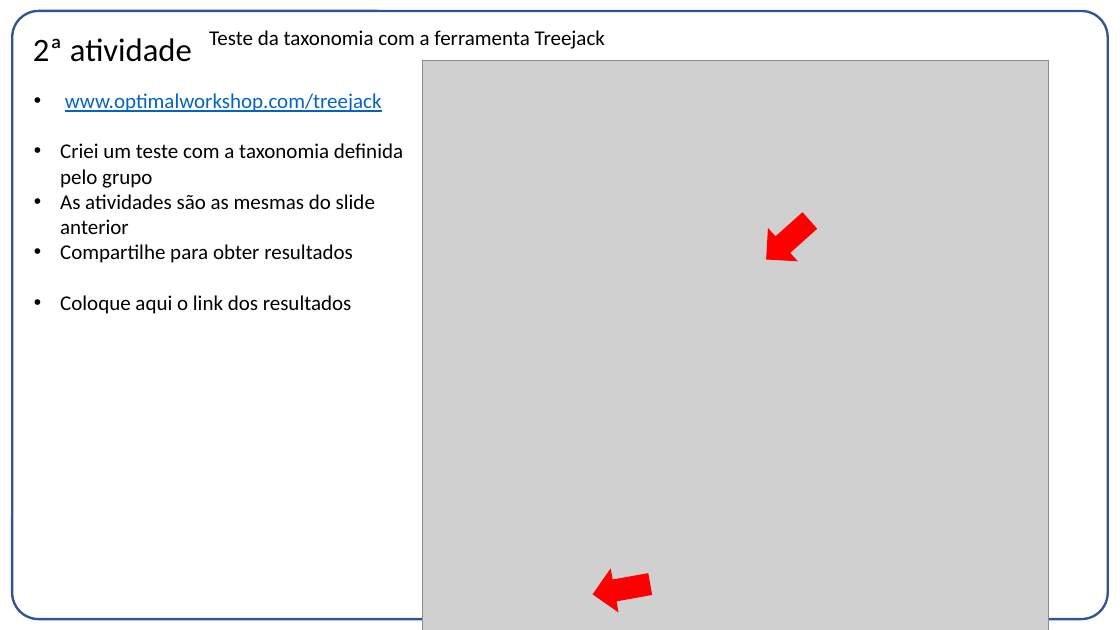
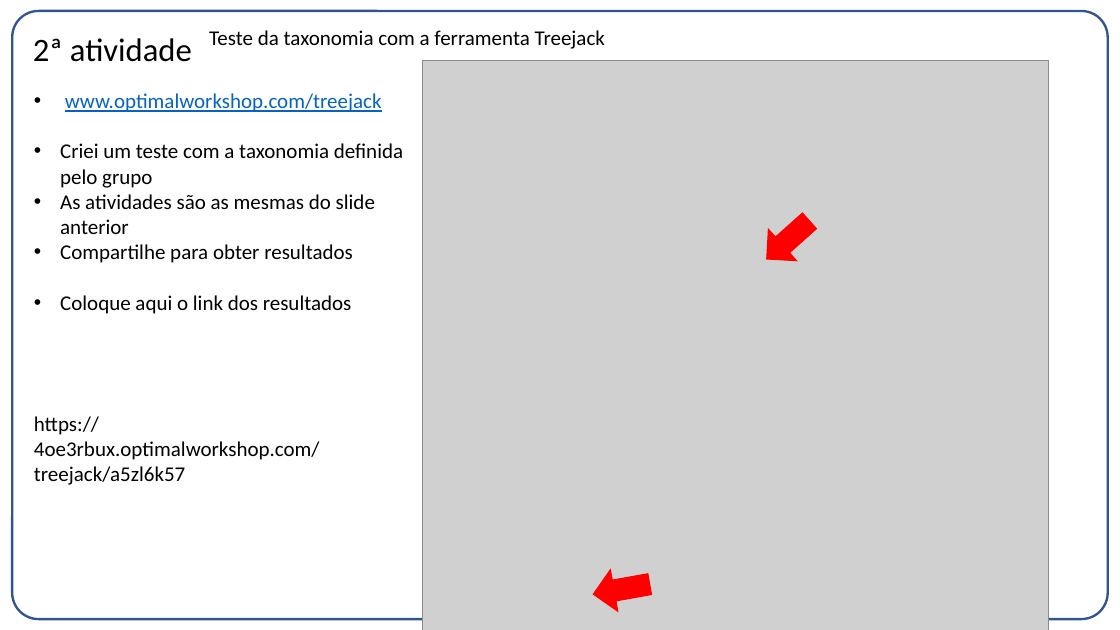
Before and after one commit to FelippeTeracini/J.L-Inc., a slide deck: slide 7 of Entrega01.pptx. Drawn at 1120x630 pixels with LibreOffice and Linux fonts; fonts in the diff are those of the drawing; grey boxes stand for pictures. Boxes give left, top, right and bottom in pixels: in the first picture for what was removed or moved away, otherwise in the second. Text is boxed around its words. In the diff, an @@ line names an element or a change of style, - is before the commit and + after.

```diff
--- a/Entrega01.pptx
+++ b/Entrega01.pptx
@@ text added at [34, 416, 320, 485], 18 pt, text #000000 @@
+https://4oe3rbux.optimalworkshop.com/treejack/a5zl6k57
```
Also in this commit, not shown: 3 other slides changed, 2 slides added, 2 slides removed.
